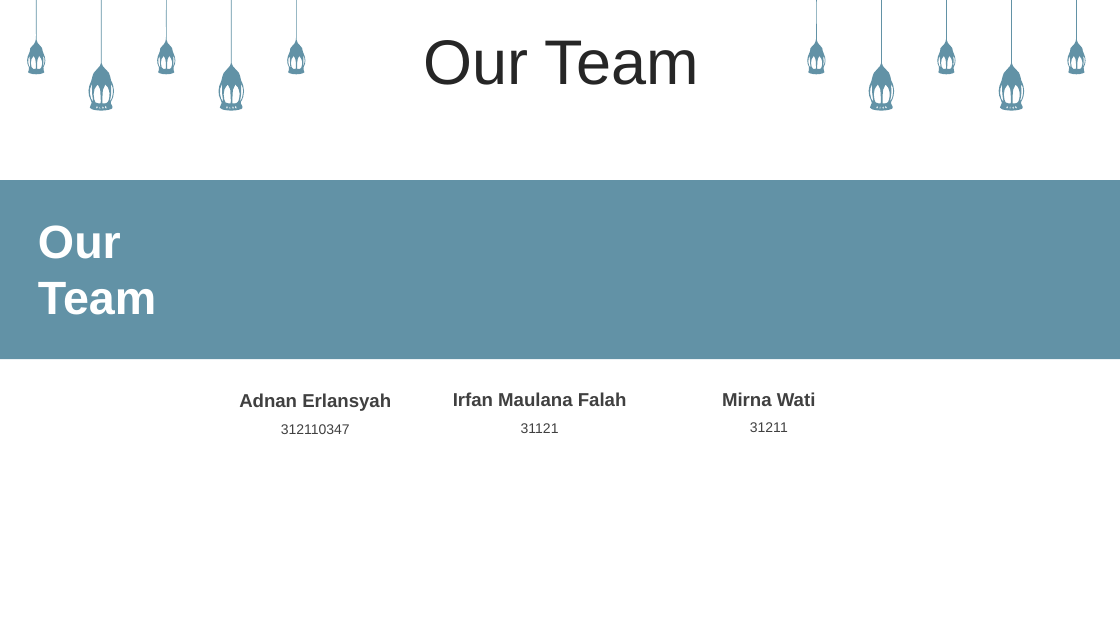
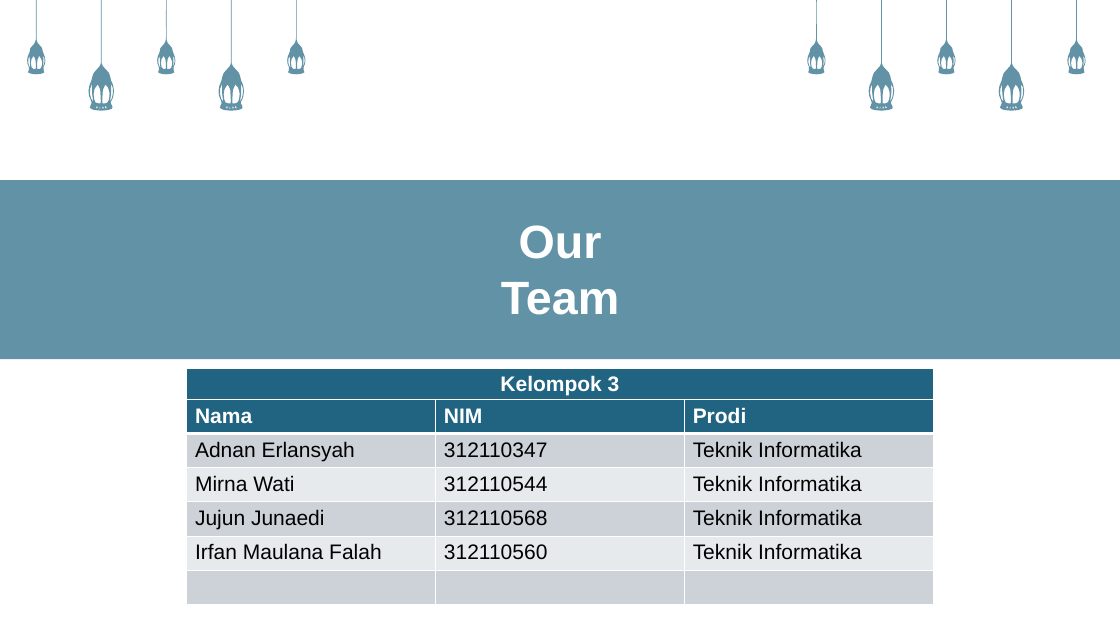
Before and after one commit to adnanerlansyah403/Tugas-Pendidikan-Agama, a slide deck: slide 1 of Presentasi Pendidikan Agama.pptx. Drawn at 1120x630 pixels with LibreOffice and Linux fonts; fonts in the diff are those of the drawing. Boxes give left, top, right and bottom in pixels: in the first picture for what was removed or moved away, otherwise in the second. Text is boxed around its words. In the diff, an @@ line names an element or a change of style, - is before the commit and + after.

Commit message:
update ppt

```diff
--- a/Presentasi Pendidikan Agama.pptx
+++ b/Presentasi Pendidikan Agama.pptx
@@ text removed at [424, 40, 699, 85] @@
-Our Team
@@ text "Our": place and size @@
-text "Our" at [38, 225, 156, 315]
+text "Our" at [501, 225, 619, 315]
@@ text "Our" at [501, 225, 619, 315]: alignment left to centre @@
@@ table added at [187, 369, 933, 403], 1 rows, 1 columns @@
+Kelompok 3
@@ table added at [187, 400, 933, 604], 6 rows, 3 columns @@
+Nama | NIM | Prodi
+Adnan Erlansyah | 312110347 | Teknik Informatika
+Mirna Wati | 312110544 | Teknik Informatika
+Jujun Junaedi | 312110568 | Teknik Informatika
+Irfan Maulana Falah | 312110560 | Teknik Informatika
+ |  | 
@@ text removed at [239, 393, 391, 411] @@
-Adnan Erlansyah
@@ text removed at [453, 392, 627, 406] @@
-Irfan Maulana Falah
@@ text removed at [722, 392, 816, 406] @@
-Mirna Wati
@@ text removed at [281, 424, 350, 434] @@
-312110347
@@ text removed at [521, 423, 559, 433] @@
-31121
@@ text removed at [750, 422, 788, 432] @@
-31211
```
Also in this commit, not shown: 2 other slides changed, 6 slides added, 24 slides removed.
